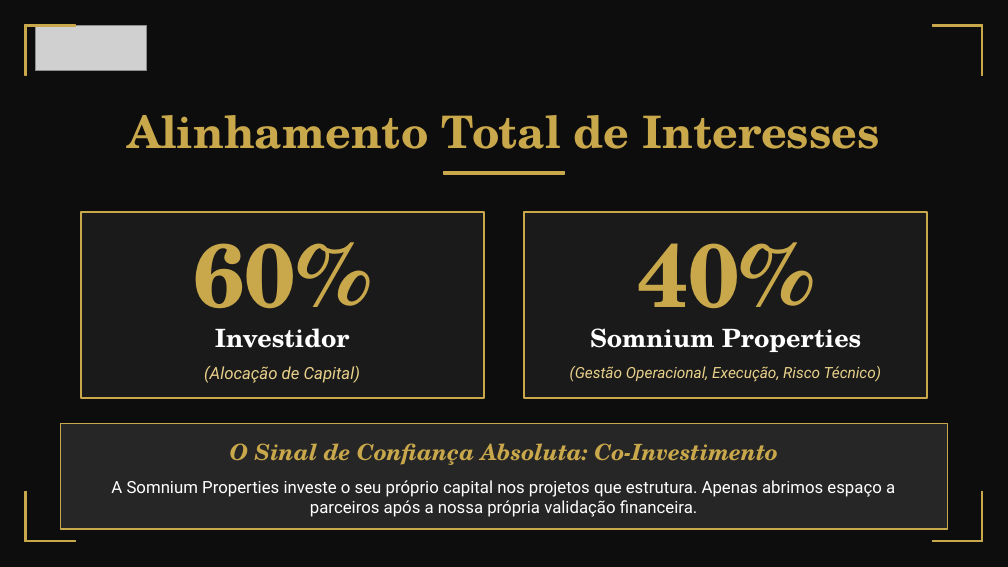
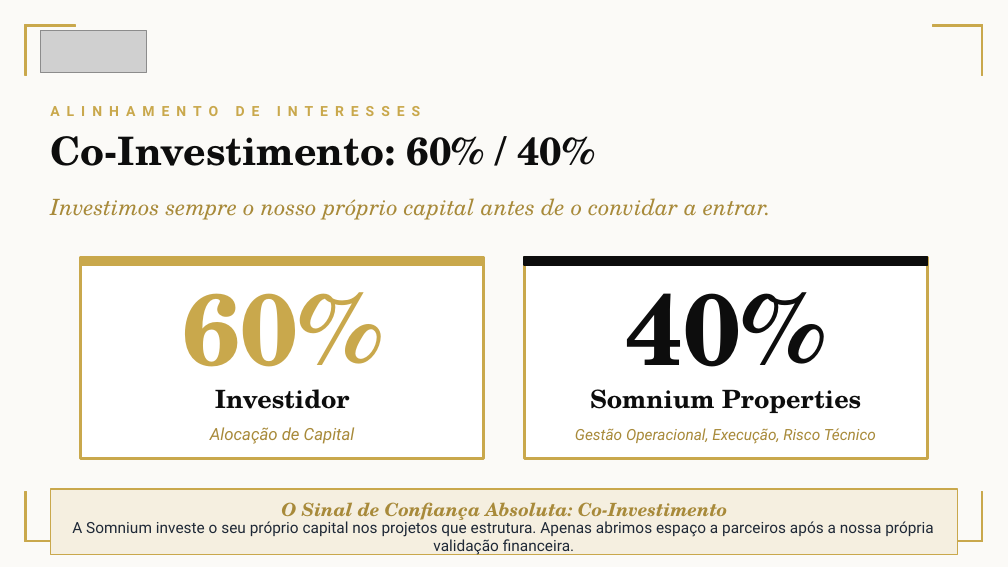
Before and after one commit to somniumprs-source/SomniumProperties-Dashboard, a slide deck: slide 9 of Apresentacao_Investidores_Marco_2026.pptx (slide 12 before the commit). Drawn at 1008x567 pixels with LibreOffice and Linux fonts; fonts in the diff are those of the drawing; grey boxes stand for pictures. Boxes give left, top, right and bottom in pixels: in the first picture for what was removed or moved away, otherwise in the second. Text is boxed around its words. In the diff, an @@ line names an element or a change of style, - is before the commit and + after.

```diff
--- a/Apresentacao_Investidores_Marco_2026.pptx
+++ b/Apresentacao_Investidores_Marco_2026.pptx
@@ background #0D0D0D to #FBFAF7 @@
@@ picture: place and size @@
-picture at (35, 25, 146, 71)
+picture at (40, 30, 146, 73)
@@ text added at (50, 136, 595, 166), 28 pt, text #0D0D0D, bold @@
+Co-Investimento: 60% / 40%
@@ rectangle removed at (444, 171, 564, 174) @@
@@ text added at (50, 198, 771, 220), 16 pt, text #A88A3A, italic @@
+Investimos sempre o nosso próprio capital antes de o convidar a entrar.
@@ text at (541, 198, 565, 216): text changed; size 32 to 10 pt; font TeX Gyre Schola to Roboto @@
-Alinhamento Total de Interesses
+ALINHAMENTO DE INTERESSES
@@ text "60%": place and size @@
-text "60%" at (194, 242, 372, 337)
+text "60%" at (182, 262, 382, 398)
@@ text "60%" at (182, 262, 382, 398): size 64 to 72 pt @@
@@ rectangle: place and size @@
-rectangle at (81, 212, 484, 398)
+rectangle at (81, 257, 484, 459)
@@ rectangle at (81, 257, 484, 459): fill #1A1A1A to #FFFFFF; outline #C9A84C 1.5 pt to #C9A84C 2 pt @@
@@ rectangle added at (81, 257, 484, 265), fill #C9A84C, outline #C9A84C 1 pt @@
@@ text "40%": place and size @@
-text "40%" at (637, 242, 815, 337)
+text "40%" at (626, 262, 826, 398)
@@ text "40%" at (626, 262, 826, 398): size 64 to 72 pt, text colour #C9A84C to #0D0D0D @@
@@ rectangle at (524, 257, 927, 459): fill #1A1A1A to #FFFFFF; outline #C9A84C 1.5 pt to #C9A84C 2 pt @@
@@ rectangle: place and size @@
-rectangle at (524, 212, 927, 398)
+rectangle at (524, 257, 927, 459)
@@ rectangle added at (524, 257, 927, 265), fill #0D0D0D, outline #0D0D0D 1 pt @@
@@ text "Investidor": place and size @@
-text "Investidor" at (215, 328, 350, 348)
+text "Investidor" at (215, 389, 350, 409)
@@ text "Investidor" at (215, 389, 350, 409): text colour #FFFFFF to #0D0D0D @@
@@ text "Somnium Properties": place and size @@
-text "Somnium Properties" at (590, 328, 862, 352)
+text "Somnium Properties" at (590, 389, 862, 413)
@@ text "Somnium Properties" at (590, 389, 862, 413): text colour #FFFFFF to #0D0D0D @@
@@ text at (210, 427, 355, 444): text changed; text colour #E8D08A to #A88A3A @@
-(Alocação de Capital)
+Alocação de Capital
@@ text at (575, 428, 876, 444): text changed; text colour #E8D08A to #A88A3A @@
-(Gestão Operacional, Execução, Risco Técnico)
+Gestão Operacional, Execução, Risco Técnico
@@ text "O Sinal de Confiança Absoluta: ...": place and size @@
-text "O Sinal de Confiança Absoluta: ..." at (230, 443, 777, 465)
+text "O Sinal de Confiança Absoluta: ..." at (281, 502, 727, 523)
@@ text "O Sinal de Confiança Absoluta: ..." at (281, 502, 727, 523): size 16 to 13 pt, text colour #C9A84C to #A88A3A @@
@@ rectangle: place and size @@
-rectangle at (60, 423, 948, 529)
+rectangle at (50, 489, 958, 554)
@@ rectangle at (50, 489, 958, 554): fill #262626 to #F5EFE0 @@
@@ text at (72, 519, 934, 555): text changed; size 12 to 11 pt; text colour #FFFFFF to #1F2937 @@
-A Somnium Properties investe o seu próprio capital nos projetos que estrutura. Apenas abrimos espaço a parceiros após a nossa própria validação financeira.
+A Somnium investe o seu próprio capital nos projetos que estrutura. Apenas abrimos espaço a parceiros após a nossa própria validação financeira.
```
Also in this commit, not shown: 7 other slides changed, 2 slides added, 6 slides removed, 3 other files.
